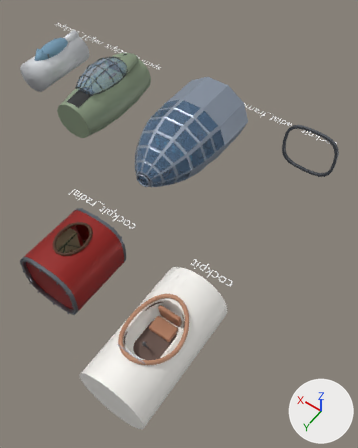
Two versions of the Blender file blender_lib/cockpits.blend, one commit apart.
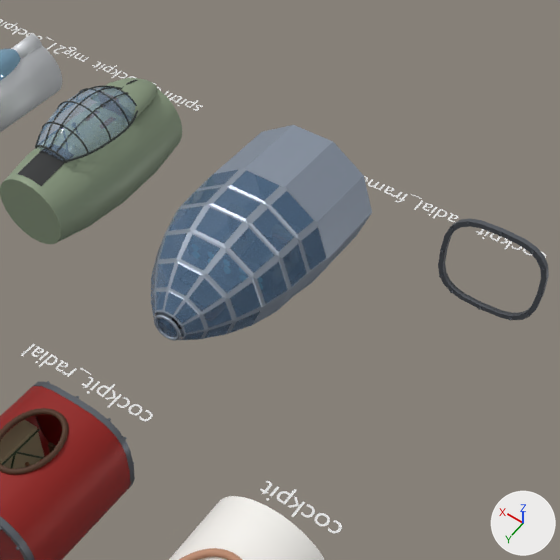
Each version appears first whole from a 50 mm lens placed at (-1.6, 3.59, 7.25), pointed at (2.04, -1.5, -0.75), and next in a close-up on the part from 16% to 96% of the width and 3% to 67% of the height. Arrows for +X, +Y and +Z are at lower right; the lights stay in place. The last two pictures show the newer version.

The first close-up shows 'AntiGlarePanel', 'B29_Glasdetails', 'B29_Nasenhaut', 'B29_Rahmendetails', 'B29_Rumpf_komplett', 'Cockpit', 'CockpitRadialFrame', 'FrameB', 'RearSpineFairing', 'SpitfireCockpitBody', 'SpitfireFramedGlass', 'cockpit_radial_label', 'mig21_cockpit', 'open_cockpit_body' and 14 more.
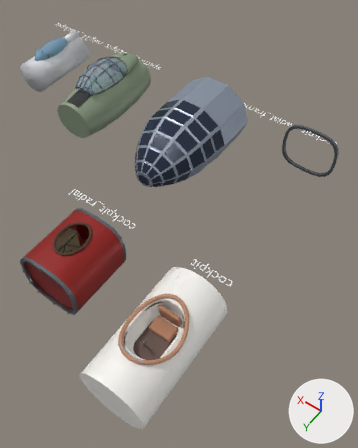
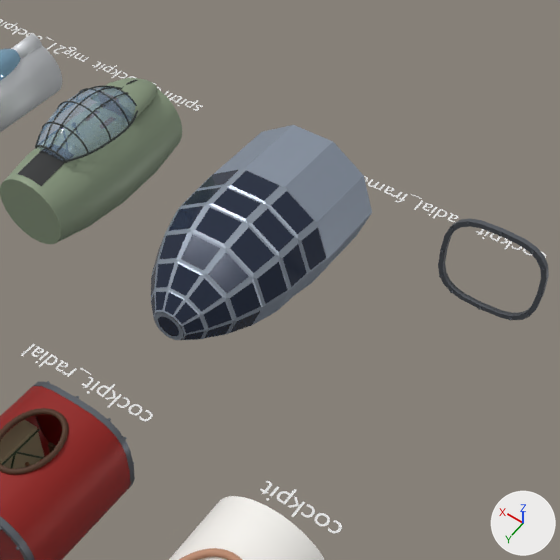
What changed in the scene script:
```text
Change mat_glass_001:
    mat_glass_001.base_color: (0.13, 0.24, 0.4) -> (0.015, 0.025, 0.055)  # blue #6586aa -> dark blue #212c42
    mat_glass_001.roughness: 0.06 -> 0.12
Change ob_b29_rahmendetails:
    ob_b29_rahmendetails.rotation_euler: (1.571, 0.0, 0.0) -> (0.0, 0.0, 0.0)  # degrees (90, 0, 0) -> degrees (0, 0, 0)
    ob_b29_rahmendetails.location: (2.94, -1.53, -0.05) -> (2.94, -2.8, 0.0)
```

Boxes (x1, y1, x2, y2) around the edits, measured in the close-ups (560 x 560 px):
'B29_Nasenhaut', recoloured, surface changed: (151, 169, 327, 340) in both
'B29_Rahmendetails', moved, turned: before (154, 315, 181, 341); after (154, 312, 183, 340)
'B29_Glasdetails', recoloured, surface changed: (159, 318, 177, 336) in both
